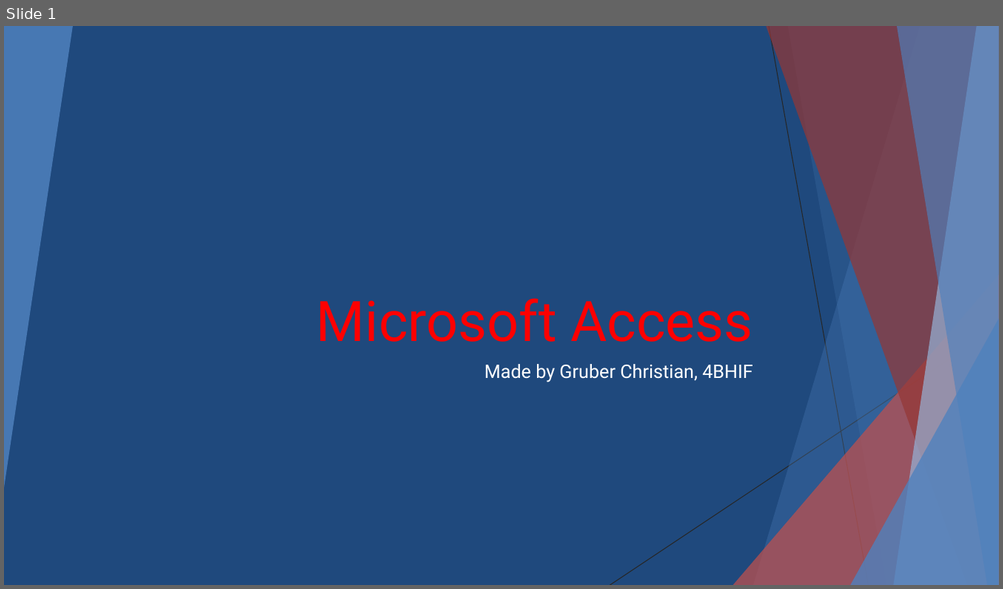
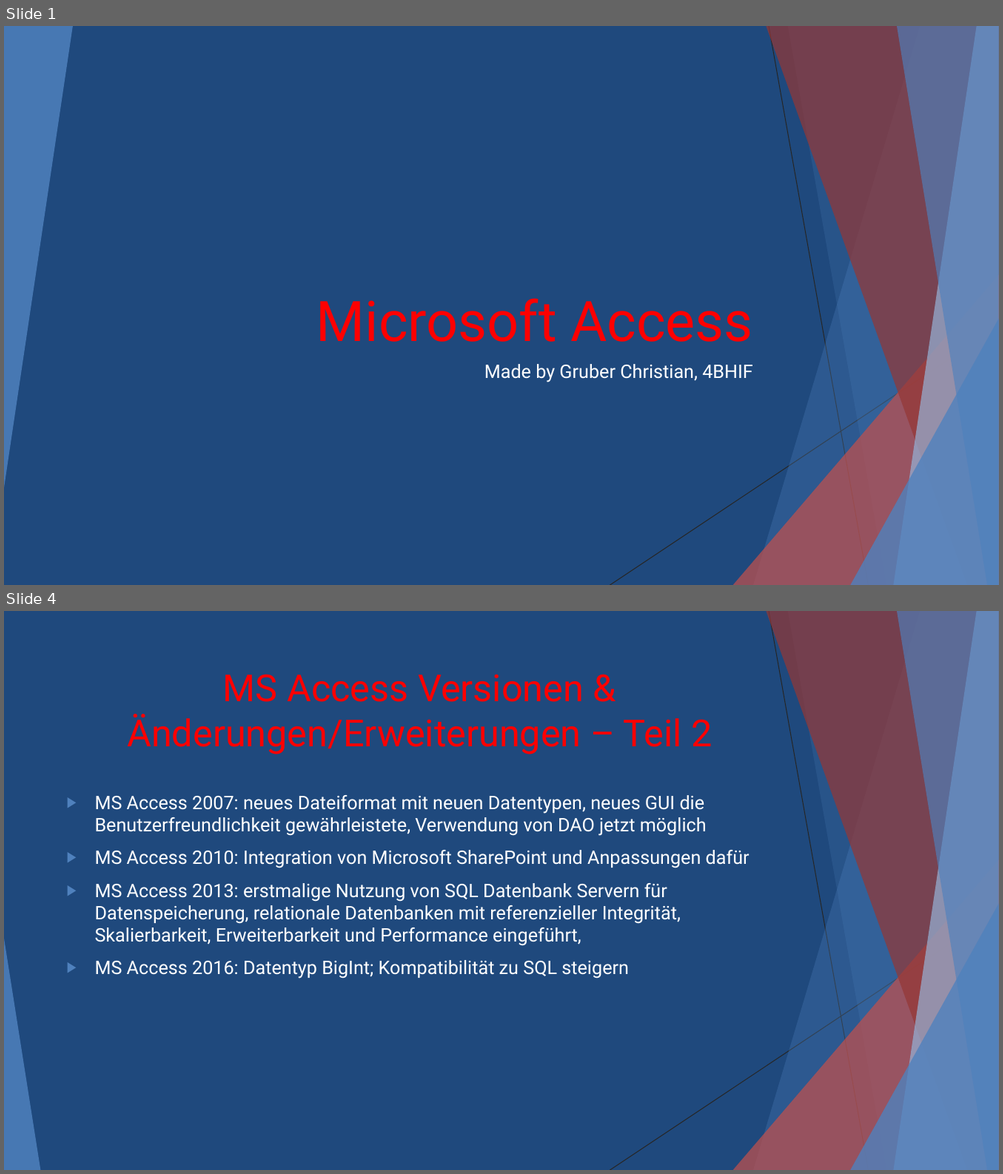
Before and after one commit to Grubchri/DBI, a slide deck: Microsoft Access.pptx. Shown one above the other, each under a label of ours: slide 1 before the commit, slides 1 and 4 after it; the slides between them are not shown. The pictures are 1003x589 and 1003x1174 pixels, drawn with LibreOffice and Linux fonts; fonts in the diff are those of the drawing. Boxes give left, top, right and bottom in pixels: in the first picture for what was removed or moved away, otherwise in the second. Text is boxed around its words. In the diff, an @@ line names an element or a change of style, - is before the commit and + after.

```diff
--- a/Microsoft Access.pptx
+++ b/Microsoft Access.pptx
@@ slide 4 added at (4, 611, 999, 1170), background #1F497D; not listed: 9 template elements that a slide beside it also shows @@
@@ title added at (127, 674, 711, 755), 36 pt, text #FF0000 @@
+MS Access Versionen & Änderungen/Erweiterungen – Teil 2
@@ text added at (95, 795, 749, 979), 18 pt, text #FFFFFF @@
+▶ MS Access 2007: neues Dateiformat mit neuen Datentypen, neues GUI die Benutzerfreundlichkeit gewährleistete, Verwendung von DAO jetzt möglich
+▶ MS Access 2010: Integration von Microsoft SharePoint und Anpassungen dafür
+▶ MS Access 2013: erstmalige Nutzung von SQL Datenbank Servern für Datenspeicherung, relationale Datenbanken mit referenzieller Integrität, Skalierbarkeit, Erweiterbarkeit und Performance eingeführt,
+▶ MS Access 2016: Datentyp BigInt; Kompatibilität zu SQL steigern
@@ triangle added at (4, 939, 40, 1170), fill #4F81BD at 85% opacity @@
```
Also in this commit, not shown: 1 slide changed, 2 other slides added, 1 slide removed, 1 other file.
